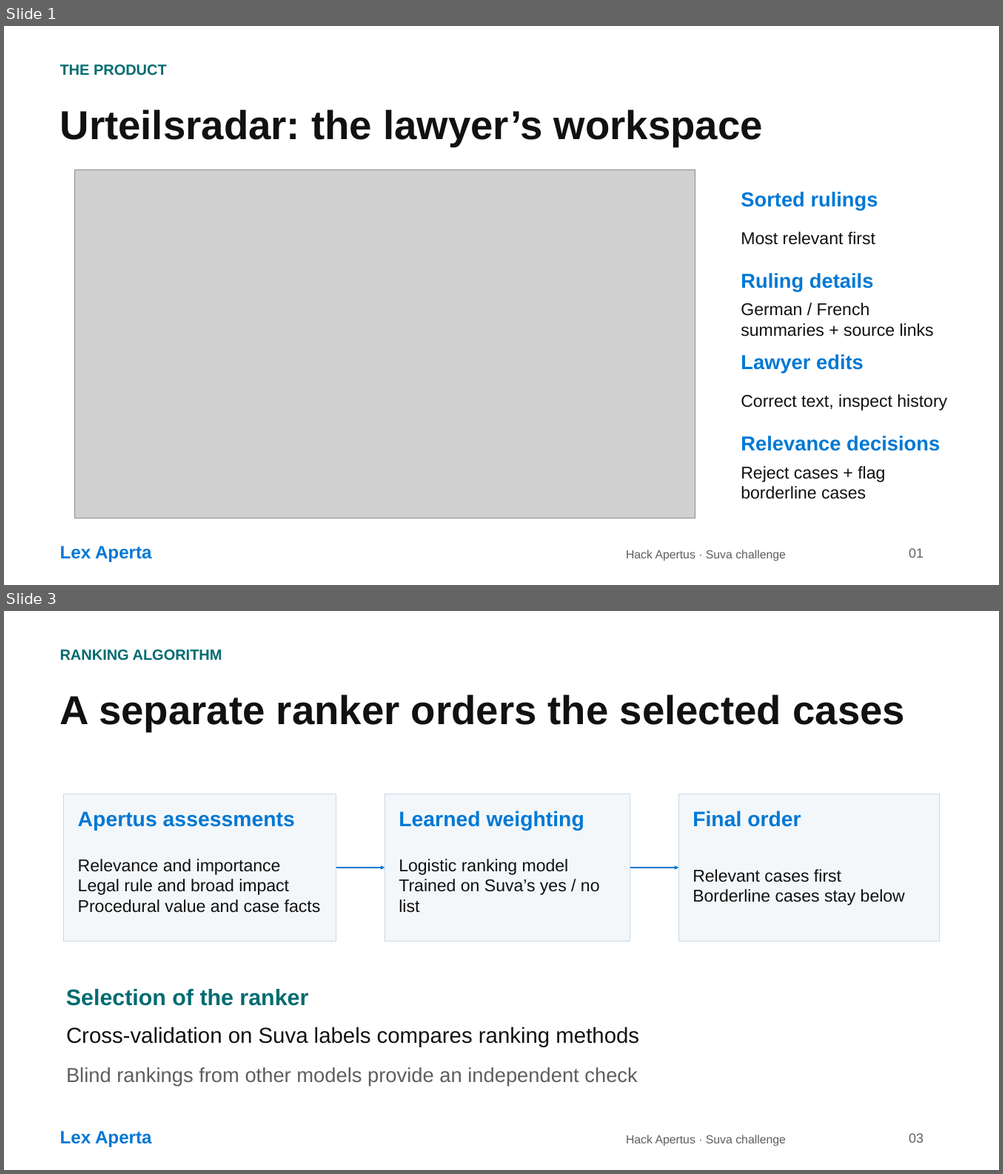
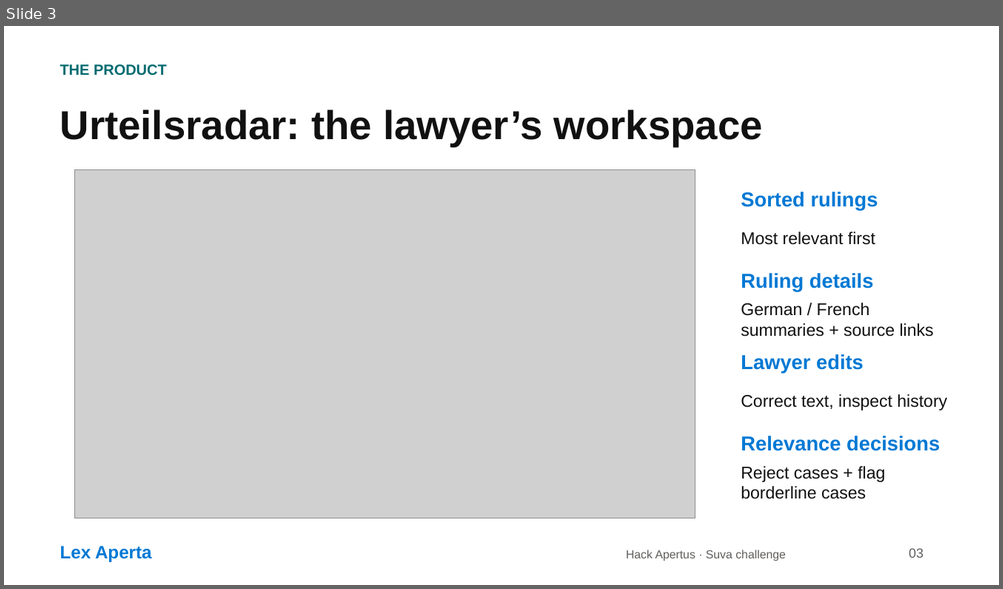
Before and after one commit to PaulPerpetual/ApertusHackathon, a slide deck: presentation/Lex_Aperta_Pitch.pptx. Shown one above the other, each under a label of ours: slides 1 and 3 before the commit, slide 3 after it; the slides between them are not shown. The pictures are 1003x1174 and 1003x589 pixels, drawn with LibreOffice and Linux fonts; fonts in the diff are those of the drawing; grey boxes stand for pictures. Boxes give left, top, right and bottom in pixels: in the first picture for what was removed or moved away, otherwise in the second. Text is boxed around its words. In the diff, an @@ line names an element or a change of style, - is before the commit and + after.

```diff
--- a/presentation/Lex_Aperta_Pitch.pptx
+++ b/presentation/Lex_Aperta_Pitch.pptx
@@ slide 3 removed at [4,611,999,1170], background #FFFFFF @@
@@ text removed at [60,649,222,661] @@
-RANKING ALGORITHM
@@ text removed at [60,695,905,732] @@
-A separate ranker orders the selected cases
@@ rectangle removed at [64,795,336,942] @@
@@ rectangle removed at [384,795,629,942] @@
@@ rectangle removed at [678,795,939,942] @@
@@ text removed at [78,812,295,831] @@
-Apertus assessments
@@ text removed at [398,811,584,831] @@
-Learned weighting
@@ text removed at [692,811,800,827] @@
-Final order
@@ text removed at [78,859,321,913] @@
-Relevance and importance
-Legal rule and broad impact
-Procedural value and case facts
@@ arrow removed from (336, 868) to (384, 868) @@
@@ text removed at [398,859,600,913] @@
-Logistic ranking model
-Trained on Suva’s yes / no list
@@ arrow removed from (630, 868) to (678, 868) @@
@@ text removed at [692,869,905,906] @@
-Relevant cases first
-Borderline cases stay below
@@ text removed at [66,989,308,1006] @@
-Selection of the ranker
@@ text removed at [66,1027,639,1047] @@
-Cross-validation on Suva labels compares ranking methods
@@ text removed at [66,1068,637,1086] @@
-Blind rankings from other models provide an independent check
@@ text removed at [60,1131,152,1147] @@
-Lex Aperta
@@ text removed at [626,1135,785,1147] @@
-Hack Apertus · Suva challenge
@@ text removed at [908,1133,923,1143] @@
-03
@@ what was slide 1 is now slide 3 @@
@@ slide 3 changed as well @@
@@ text at [908,548,923,558]: text changed @@
-01
+03
```
Also in this commit, not shown: 4 other slides changed, 2 slides added, 1 other slide removed, 9 other files.
